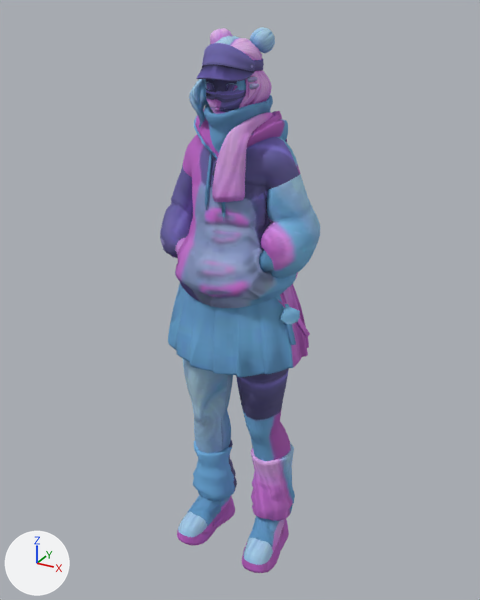
Two versions of the glTF model assets/imported/f_leelah_a.glb, one commit apart.
Both versions are drawn from a 50 mm lens placed at (0.987, -1.787, 1.9), pointed at (-0.011, 0.028, 0.993). Arrows for +X, +Y and +Z are at lower left; the lights stay in place. The first picture is the older version. Where no turn or scale is listed for an object, it has been applied to the vertices. Vertices at exactly the same position are counted once.

Script lines for the objects in view, before the commit:
```python
ob_f_lrg_bunny_purple_lod0_mo = bpy.data.objects.new('F_LRG_Bunny_Purple_LOD0.mo', me_f_lrg_bunny_purple_lod0_md)
ob_f_lrg_bunny_purple_lod0_mo.location = (-0.005, -0.043, 0.0)
```
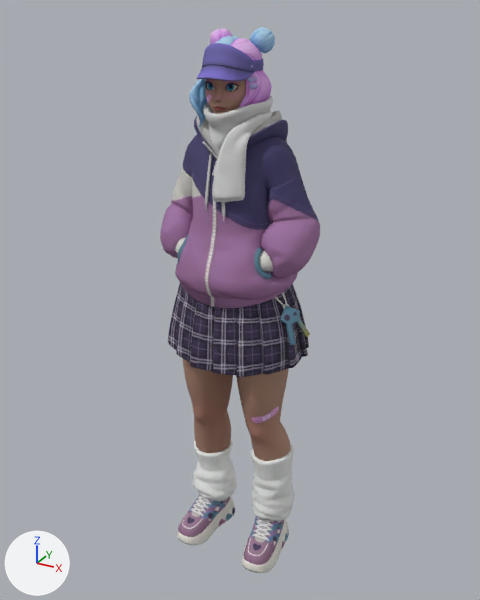
Where the change shows, as pixel boxes (x1, y1, x2, y2) in the pictures (480 x 600 px; the box of a moved part takes in the faces that stretch with it):
'F_LRG_Bunny_Purple_LOD0.mo', surface changed
    both: (160, 50, 320, 573)
part 1 of me_f_lrg_bunny_purple_lod0_md, moved or reshaped
    before: (202, 41, 259, 108)
    after: (206, 41, 262, 110)
part 2 of me_f_lrg_bunny_purple_lod0_md, recoloured (lighter)
    both: (197, 50, 262, 81)
part 3 of me_f_lrg_bunny_purple_lod0_md, recoloured
    both: (207, 83, 234, 91)
part 4 of me_f_lrg_bunny_purple_lod0_md, recoloured
    both: (205, 79, 246, 114)
part 5 of me_f_lrg_bunny_purple_lod0_md, recoloured
    both: (160, 97, 320, 573)

Diff of the bpy script that builds the scene:
```diff
--- a/assets/imported/f_leelah_a.glb.py
+++ b/assets/imported/f_leelah_a.glb.py
@@ mat_f_lrg_bunnypurple_hair_rgb_portable_0 @@
 mat_f_lrg_bunnypurple_hair_rgb_portable_0 = bpy.data.materials.new('F_LRG_BunnyPurple_Hair_RGB_portable_0')
-# nodes: BsdfPrincipled, Math x3, Mix, NormalMap, OutputMaterial, TexImage x2, VertexColor
+# nodes: BsdfPrincipled, Mix, NormalMap, OutputMaterial, TexImage x2, VertexColor
 # uses the picture img_runtime_t_f_lrg_bunnypurple_faceacc_d_png
-# uses the picture img_runtime_t_f_lrg_bunnypurple_faceacc_n_png
+# uses the picture img_runtime_t_f_lrg_bunnypurple_faceacc_n_png_gl
@@ mat_f_lrg_bunnypurple_head_portable_0 @@
+mat_f_lrg_bunnypurple_head_portable_0 = bpy.data.materials.new('F_LRG_BunnyPurple_Head_portable_0')
+# uses the picture img_runtime_t_f_lrg_bunnypurple_head_d_png
+# uses the picture img_runtime_t_f_lrg_bunnypurple_head_n_png_gl
@@ mat_f_lrg_bunnypurple_visor_portable_0 @@
+mat_f_lrg_bunnypurple_visor_portable_0 = bpy.data.materials.new('F_LRG_BunnyPurple_Visor_portable_0')
+# uses the picture img_runtime_t_f_lrg_bunnypurple_faceacc_d_png
+# uses the picture img_runtime_t_f_lrg_bunnypurple_faceacc_n_png_gl
@@ mat_f_lrg_bunnypurple_eyes_portable_0 @@
+mat_f_lrg_bunnypurple_eyes_portable_0 = bpy.data.materials.new('F_LRG_BunnyPurple_Eyes_portable_0')
+# uses the picture img_runtime_t_f_med_pink_emo_head_d_png
+# uses the picture img_runtime_t_f_med_pink_emo_head_n_png_gl
@@ mat_f_lrg_bunnypurple_body_portable_0 @@
+mat_f_lrg_bunnypurple_body_portable_0 = bpy.data.materials.new('F_LRG_BunnyPurple_Body_portable_0')
+# uses the picture img_runtime_t_f_lrg_bunnypurple_body_d_png
+# uses the picture img_runtime_t_f_lrg_bunnypurple_body_e_png
+# uses the picture img_runtime_t_f_lrg_bunnypurple_body_n_png_gl
@@ me_f_lrg_bunny_purple_lod0_md @@
 me_f_lrg_bunny_purple_lod0_md.from_pydata(...)  # 12332 vertices, 24060 faces; spans x -0.27..0.28, y -0.15..0.24, z 0.0..1.85
+# me_f_lrg_bunny_purple_lod0_md part 1: 267 vertices moved within x -0.08..0.09, y -0.06..0.12, z 1.61..1.81
+# me_f_lrg_bunny_purple_lod0_md part 2: 836 faces spanning x -0.08..0.1, y -0.12..0.11, z 1.69..1.81 switch from mat_f_lrg_bunnypurple_hair_rgb_portable_0 to mat_f_lrg_bunnypurple_visor_portable_0
+# me_f_lrg_bunny_purple_lod0_md part 3: 802 faces spanning x -0.05..0.05, y -0.06..-0.02, z 1.68..1.72 switch from mat_f_lrg_bunnypurple_hair_rgb_portable_0 to mat_f_lrg_bunnypurple_eyes_portable_0
+# me_f_lrg_bunny_purple_lod0_md part 4: 4113 faces spanning x -0.08..0.08, y -0.08..0.09, z 1.52..1.8 switch from mat_f_lrg_bunnypurple_hair_rgb_portable_0 to mat_f_lrg_bunnypurple_head_portable_0
+# me_f_lrg_bunny_purple_lod0_md part 5: 12849 faces spanning x -0.27..0.28, y -0.15..0.24, z 0.0..1.67 switch from mat_f_lrg_bunnypurple_hair_rgb_portable_0 to mat_f_lrg_bunnypurple_body_portable_0
```
